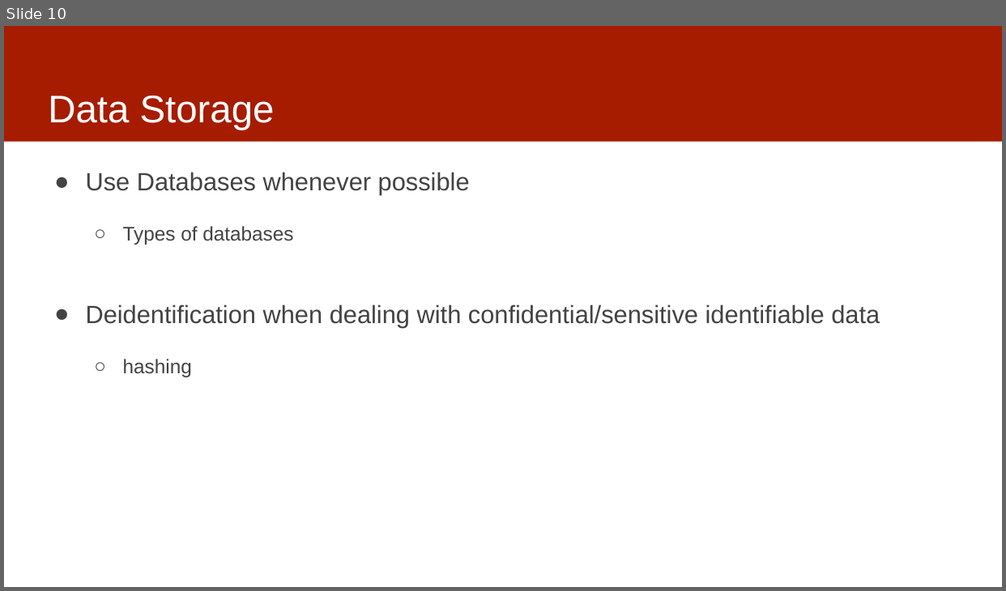
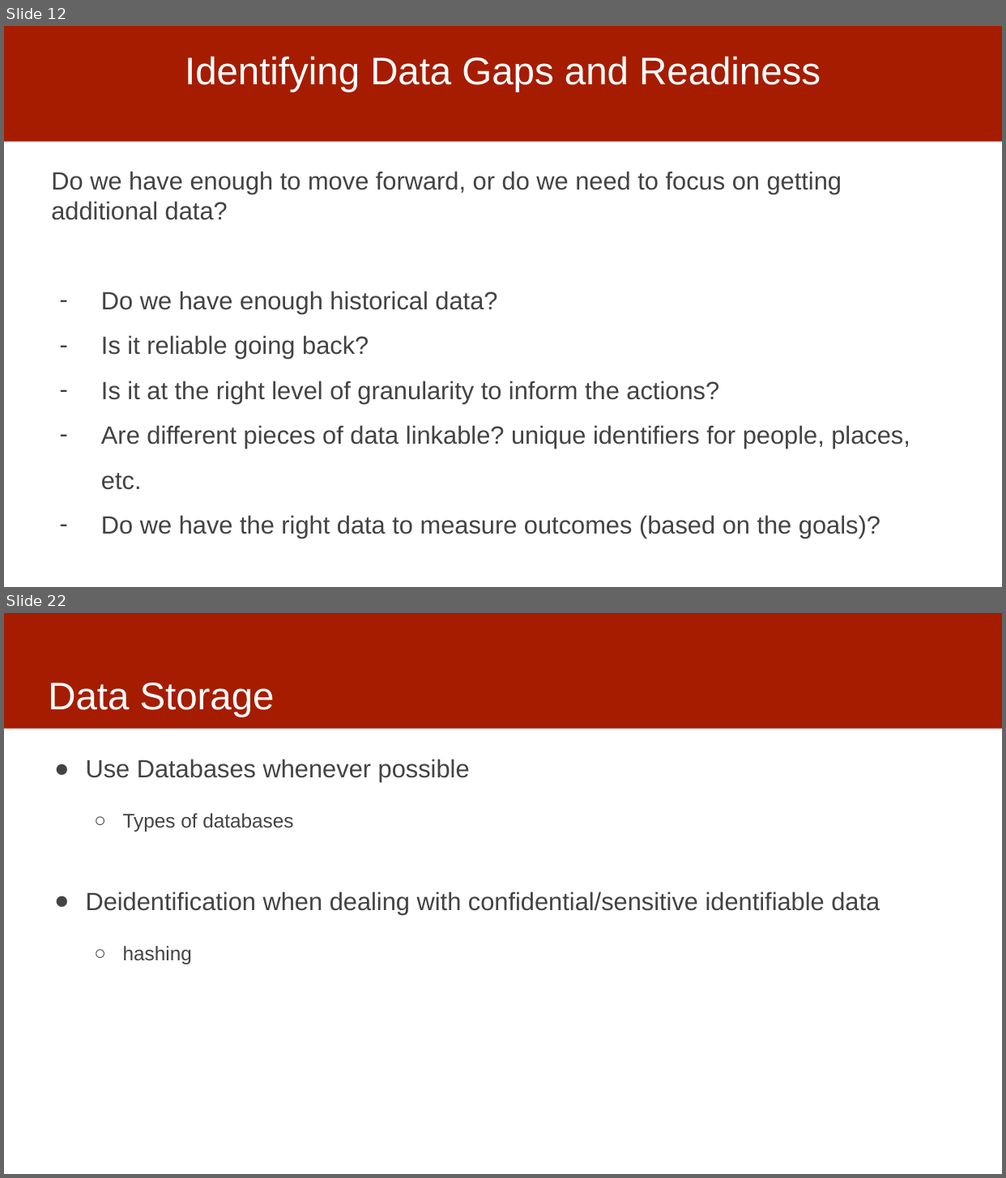
Before and after one commit to dssg/MLinPractice, a slide deck: Lectures/Lecture3-Data.pptx. Shown one above the other, each under a label of ours: slide 10 before the commit, slides 12 and 22 after it; the slides between them are not shown. The pictures are 1006x591 and 1006x1178 pixels, drawn with LibreOffice and Linux fonts; fonts in the diff are those of the drawing. Boxes give left, top, right and bottom in pixels: in the first picture for what was removed or moved away, otherwise in the second. Text is boxed around its words. In the diff, an @@ line names an element or a change of style, - is before the commit and + after.

```diff
--- a/Lectures/Lecture3-Data.pptx
+++ b/Lectures/Lecture3-Data.pptx
@@ slide 12 added at box(4, 26, 1002, 587), background #FFFFFF; not listed: 1 template element that a slide beside it also shows @@
@@ title added at box(185, 56, 820, 92), 37 pt, text #FFFFFF @@
+Identifying Data Gaps and Readiness
@@ text added at box(51, 171, 910, 539), 24 pt, text #434343 @@
+Do we have enough to move forward, or do we need to focus on getting additional data?
+– Do we have enough historical data?
+– Is it reliable going back?
+– Is it at the right level of granularity to inform the actions?
+– Are different pieces of data linkable? unique identifiers for people, places, etc.
+– Do we have the right data to measure outcomes (based on the goals)?
@@ what was slide 10 is now slide 22 @@
```
Also in this commit, not shown: 2 slides changed, 12 other slides added.
